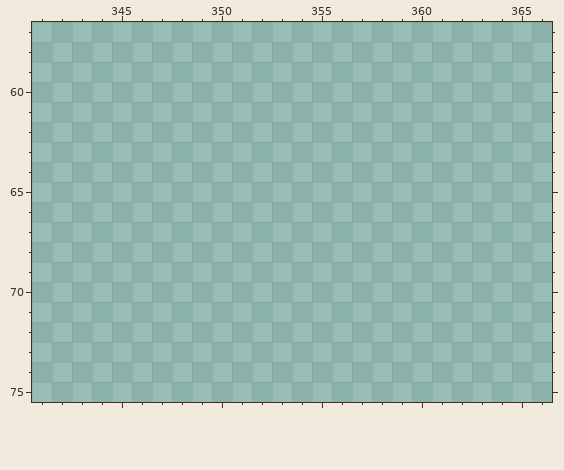
Pixel-art file -- assets/gfx/assets main file.ase. That is the earlier state.
707x100 pixels, 1 frame. Colours within 5 levels of each other are drawn and written as one. Shown: x 341..366, y 57..75. The commit also changed other parts of the picture, which this record leaves out.
Now the later version:
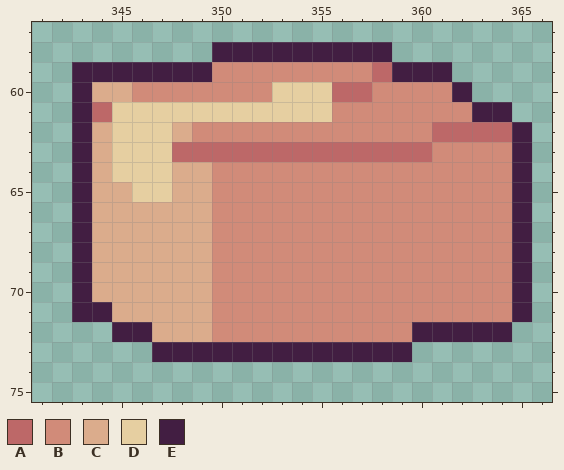
Palette (. is transparent): A #bd6868  B #d18b79  C #dbac8c  D #e6cfa1  E #421e42
Diff:
{"where": "layer \"CARTONBOX\""}
{"y":58,"x":350,"old":".........","new":"EEEEEEEEE"}
{"y":59,"x":343,"old":"...................","new":"EEEEEEEBBBBBBBBAEEE"}
{"y":60,"x":343,"old":"....................","new":"ECCBBBBBBBDDDAABBBBE"}
{"y":61,"x":343,"old":"......................","new":"EADDDDDDDDDDDBBBBBBBEE"}
{"y":62,"x":343,"old":".......................","new":"ECDDDCBBBBBBBBBBBBAAAAE"}
{"y":63,"x":343,"old":".......................","new":"ECDDDAAAAAAAAAAAAABBBBE"}
{"y":64,"x":343,"old":".......................","new":"ECDDDCCBBBBBBBBBBBBBBBE"}
{"y":65,"x":343,"old":".......................","new":"ECCDDCCBBBBBBBBBBBBBBBE"}
{"y":66,"x":343,"old":".......................","new":"ECCCCCCBBBBBBBBBBBBBBBE"}
{"y":67,"x":343,"old":".......................","new":"ECCCCCCBBBBBBBBBBBBBBBE"}
{"y":68,"x":343,"old":".......................","new":"ECCCCCCBBBBBBBBBBBBBBBE"}
{"y":69,"x":343,"old":".......................","new":"ECCCCCCBBBBBBBBBBBBBBBE"}
{"y":70,"x":343,"old":".......................","new":"ECCCCCCBBBBBBBBBBBBBBBE"}
{"y":71,"x":343,"old":".......................","new":"EECCCCCBBBBBBBBBBBBBBBE"}
{"y":72,"x":345,"old":"....................","new":"EECCCBBBBBBBBBBEEEEE"}
{"y":73,"x":347,"old":".............","new":"EEEEEEEEEEEEE"}
